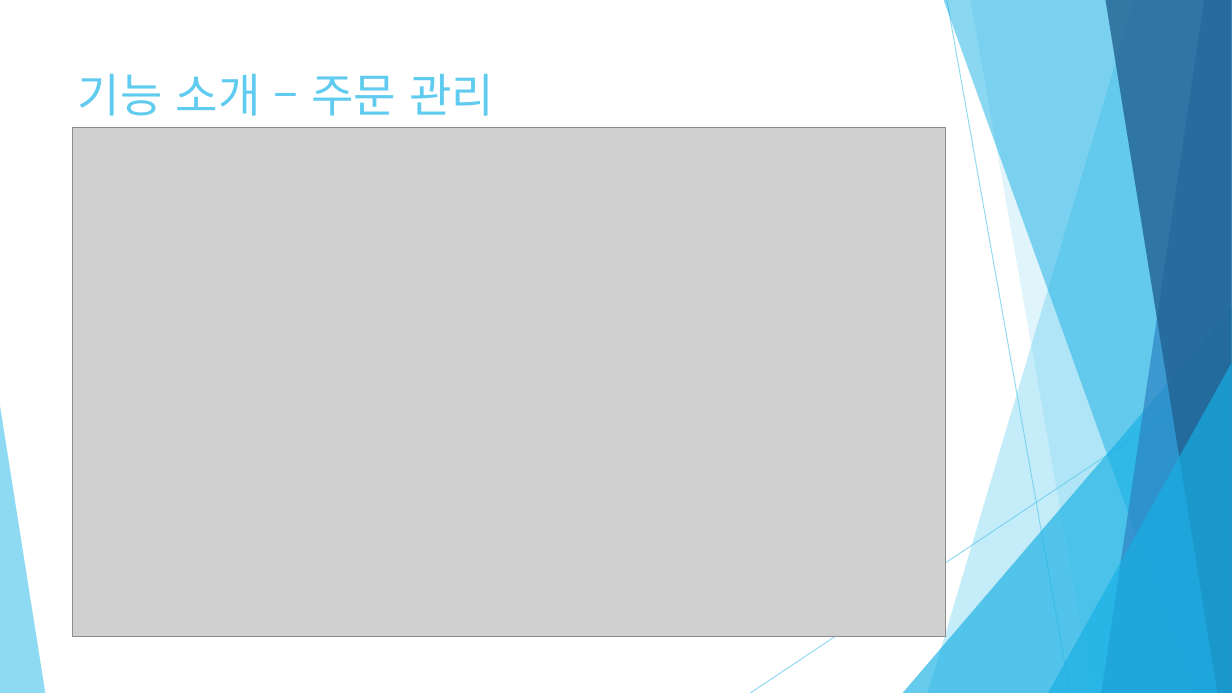
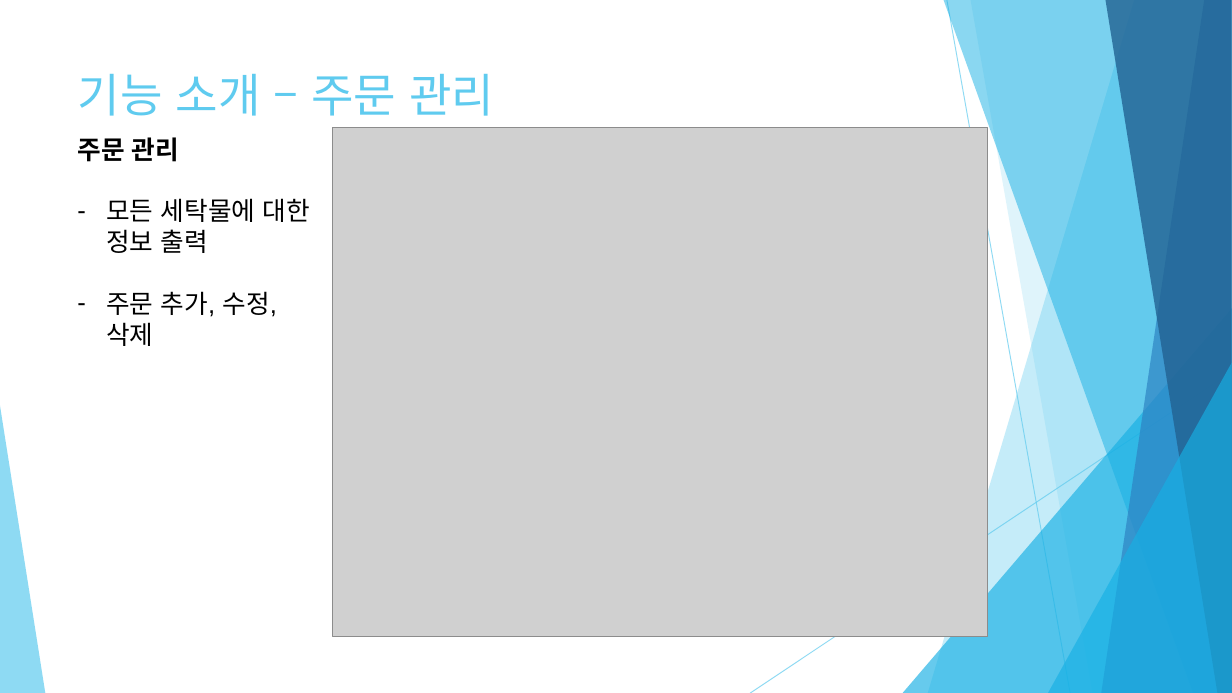
Before and after one commit to mywns123/project_yeop, a slide deck: slide 18 of document/세탁물 주문 관리_임준엽.pptx (slide 24 before the commit). Drawn at 1232x693 pixels with LibreOffice and Linux fonts; fonts in the diff are those of the drawing; grey boxes stand for pictures. Boxes give left, top, right and bottom in pixels: in the first picture for what was removed or moved away, otherwise in the second. Text is boxed around its words. In the diff, an @@ line names an element or a change of style, - is before the commit and + after.

Commit message:
오타수정

```diff
--- a/document/세탁물 주문 관리_임준엽.pptx
+++ b/document/세탁물 주문 관리_임준엽.pptx
@@ text added at [77,137,310,346], 20 pt, text #000000 @@
+주문 관리
+– 모든 세탁물에 대한 정보 출력
+– 주문 추가, 수정, 삭제
@@ picture: place and size @@
-picture at [73,128,946,637]
+picture at [333,128,988,637]
```
Also in this commit, not shown: 18 other slides changed, 6 slides removed, 4 other files.
